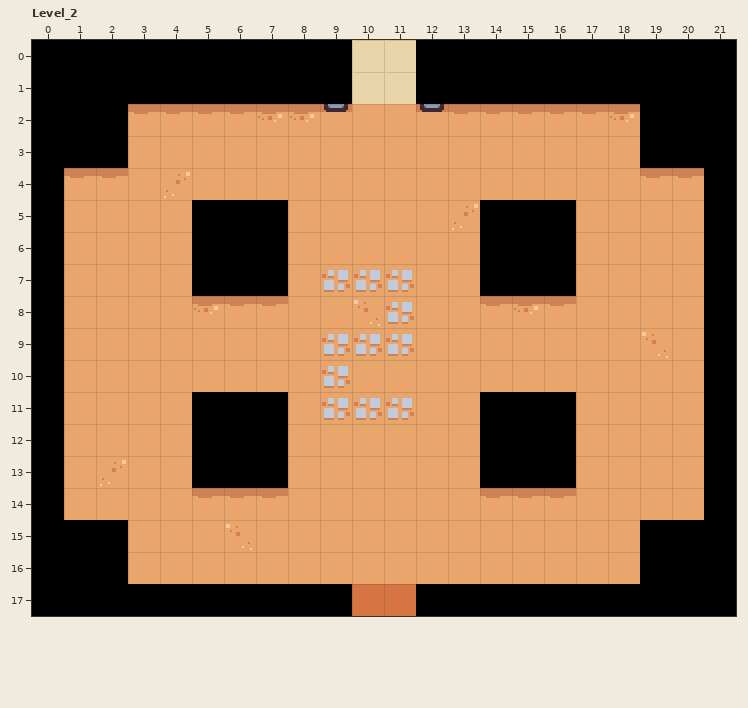
Level history. LDtk project: ggj-2026.ldtk. This is how it looked before the edit.
Cells are 16x16 px. Shown: Level_2 x 0..21, y 0..17. The commit also changed other parts of the map, which this record leaves out.
The result:
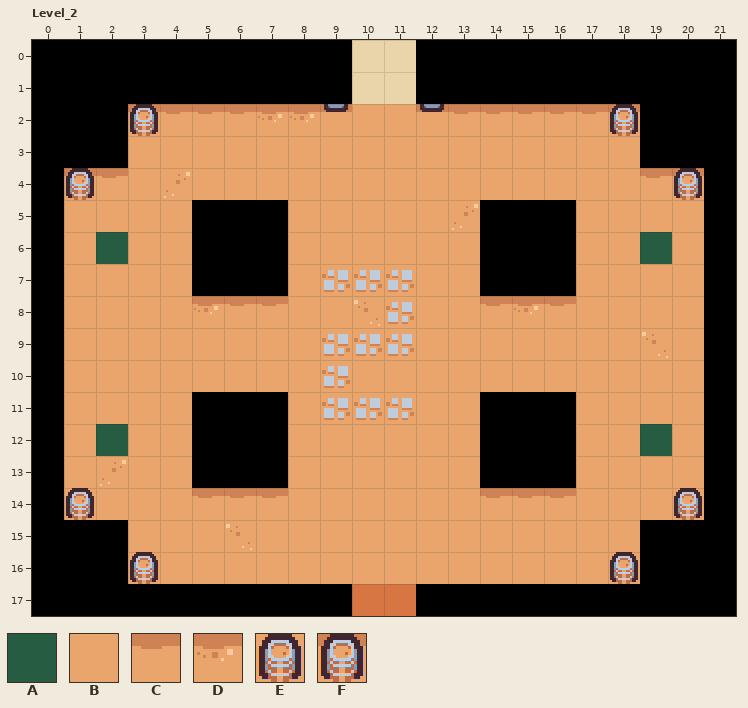
Key: from "IntGrid": A 26 "torch"; from "Tilemap_packed": B 48, C 50, D 51, E 48 under 82, F 50 under 82.
_ is an empty cell.
Change:
Layer "Tiles":
The edit turns tile B into tile E in row 14 at x 1 and 20; in row 16 at x 3 and 18.
The edit turns tile C into tile F in row 2 at x 3; in row 4 at x 1 and 20.
The edit turns tile D into tile F in row 2 at x 18.
Layer "IntGrid":
There is now tile A in row 6 at x 2 and 19; in row 12 at x 2 and 19.
